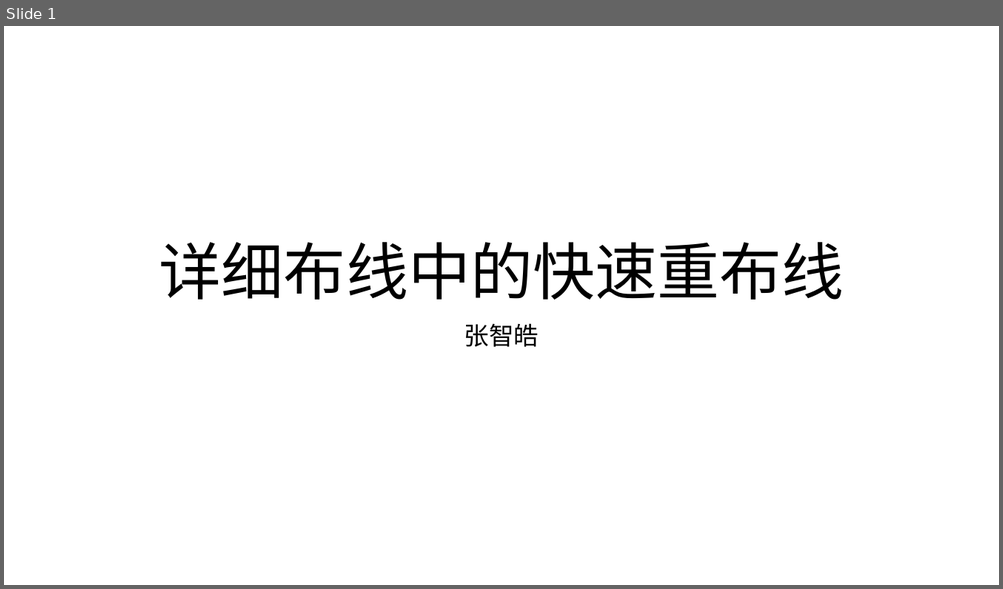
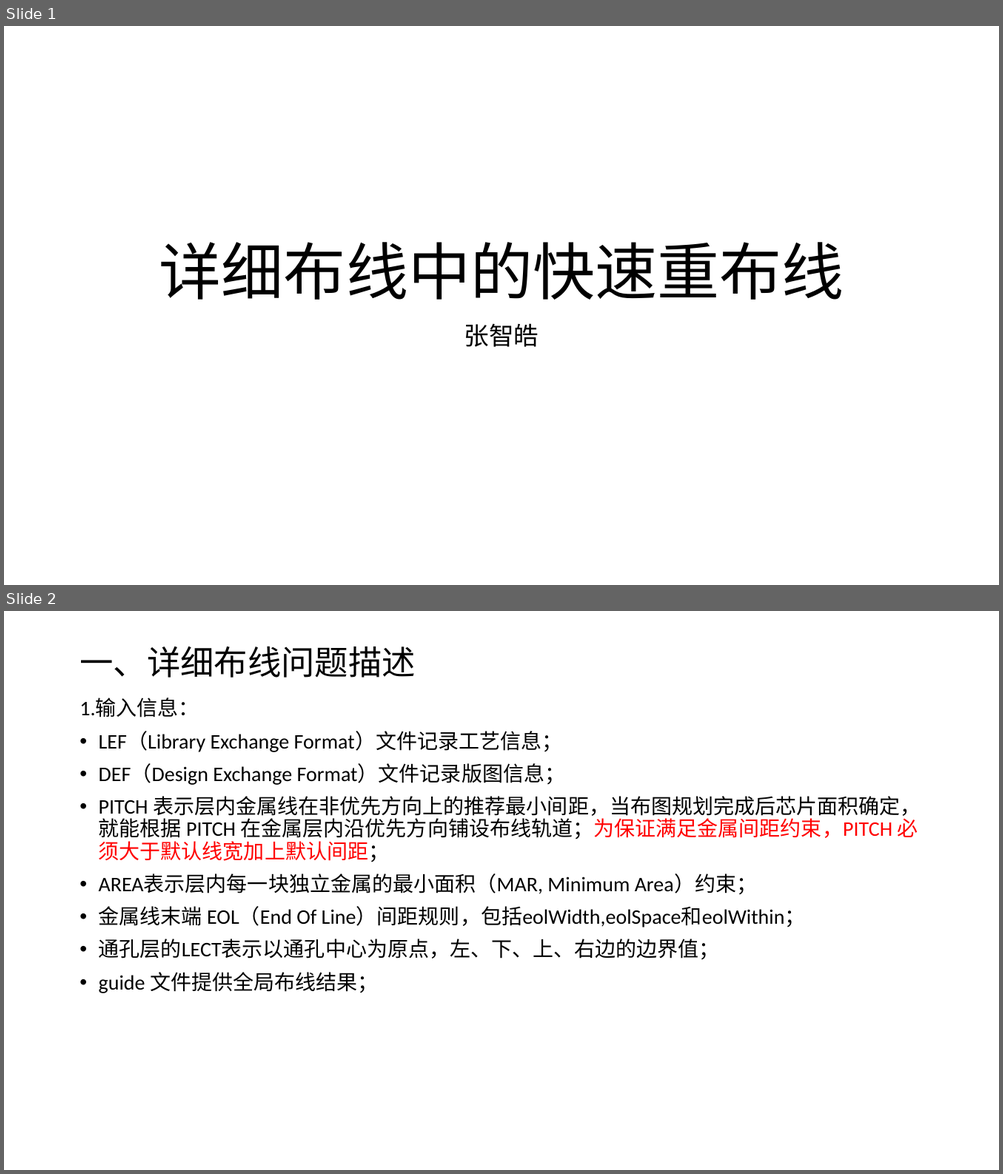
Before and after one commit to lonelykida/PaperPPT, a slide deck: 张竞翀_详细布线中的快速重布线.pptx. Shown one above the other, each under a label of ours: slide 1 before the commit, slides 1 and 2 after it. The pictures are 1003x589 and 1003x1174 pixels, drawn with LibreOffice and Linux fonts; fonts in the diff are those of the drawing. Boxes give left, top, right and bottom in pixels: in the first picture for what was removed or moved away, otherwise in the second. Text is boxed around its words. In the diff, an @@ line names an element or a change of style, - is before the commit and + after.

```diff
--- a/张竞翀_详细布线中的快速重布线.pptx
+++ b/张竞翀_详细布线中的快速重布线.pptx
@@ slide 2 added at [4,611,999,1170], background #FFFFFF @@
@@ title added at [79,646,415,678], 32.4 pt, text #000000 @@
+一、详细布线问题描述
@@ text added at [79,698,921,994], 20 pt, text #000000 @@
+1.输入信息：
+• LEF（Library Exchange Format）文件记录工艺信息；
+• DEF（Design Exchange Format）文件记录版图信息；
+• PITCH 表示层内金属线在非优先方向上的推荐最小间距，当布图规划完成后芯片面积确定，就能根据 PITCH 在金属层内沿优先方向铺设布线轨道；为保证满足金属间距约束，PITCH 必须大于默认线宽加上默认间距；
+• AREA表示层内每一块独立金属的最小面积（MAR, Minimum Area）约束；
+• 金属线末端 EOL（End Of Line）间距规则，包括eolWidth,eolSpace和eolWithin；
+• 通孔层的LECT表示以通孔中心为原点，左、下、上、右边的边界值；
+• guide 文件提供全局布线结果；
```
Also in this commit, not shown: 1 other slide added, 1 slide removed.
